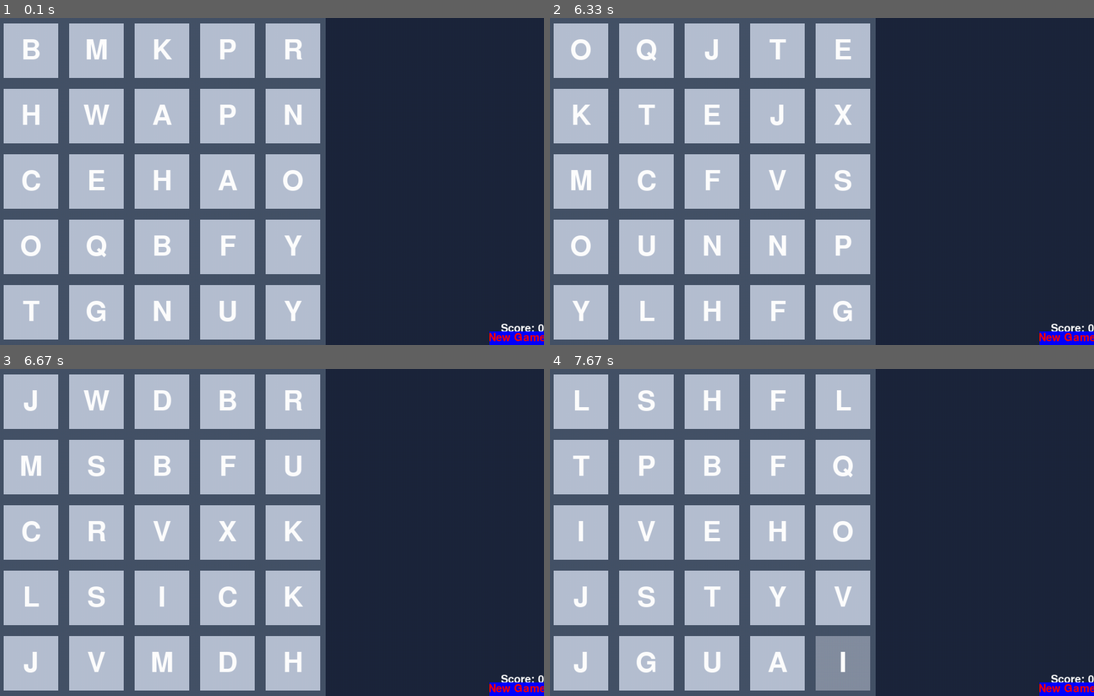
Above: before the commit, frames 1-4 (two rows, left to right).
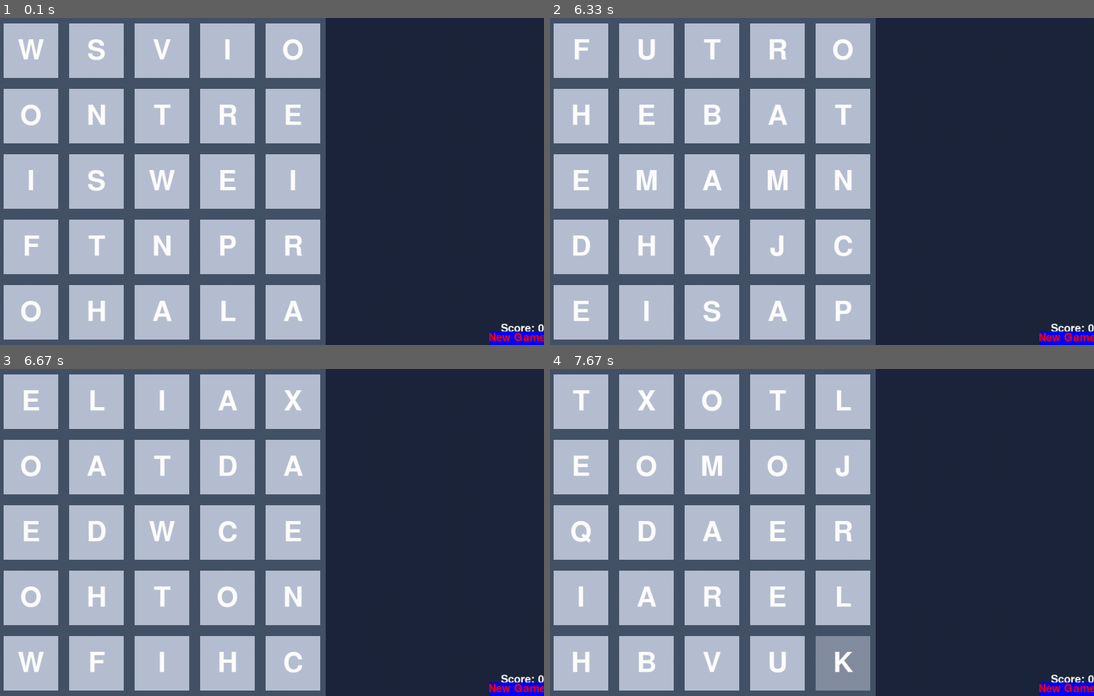
Above: after the commit, the same moments.

Repository: brandonsturgeon/Pygame_Boggle_Multiplayer
Game: pygame game, started from Pygame_Boggle.py
Same seed, same stepped clock (60 frames per second), same inputs: the game is played once before the commit and once after it. The source is Python 2; it was converted automatically to run under Python 3.
Inputs (mouse positions are in pixels of both pictures, inside the frame that each line leads up to):
- Up to frame 1 (0.1 s): no input
- Up to frame 2 (6.33 s): click (713, 181) at 0.38 s; press the mouse at (1066, 338) at 6.2 s; move the mouse to (947, 237) at 6.3 s
- Up to frame 3 (6.67 s): release the mouse at (277, 483) at 6.43 s; press the mouse at (516, 689) at 6.53 s; move the mouse to (391, 660) at 6.63 s
- Up to frame 4 (7.67 s): release the mouse at (816, 630) at 6.77 s; press the mouse at (1066, 689) at 6.87 s; move the mouse to (968, 646) at 6.97 s; release the mouse at (876, 607) at 7.1 s; press the mouse at (1066, 689) at 7.2 s; move the mouse to (898, 568) at 7.3 s; release the mouse at (729, 450) at 7.43 s; press the mouse at (1066, 689) at 7.53 s; move the mouse to (843, 656) at 7.63 s

The runs differ from the first frame. In frame 1, 2.8% of the frame differs, in the area x 3-56%, y 6-93%; in frame 2, 2.5%; in frame 3, 2.7%; in frame 4, 2.7%.

Commit message:
Prevents cheating
Fixes exploit that allows for dirty cheaters to make any word they want.

Diff:
--- a/Pygame_Boggle.py
+++ b/Pygame_Boggle.py
@@ -21,25 +21,26 @@
     def update(self):
         # Fill and then blit the letter
         self.image.fill(self.color)
-        blit_x = (self.image.get_width() / 2) - (self.letter_image.get_width() /2)
-        blit_y = (self.image.get_height() /2) - (self.letter_image.get_height() /2)
+        blit_x = (self.image.get_width() / 2) - (self.letter_image.get_width() / 2)
+        blit_y = (self.image.get_height() / 2) - (self.letter_image.get_height() / 2)
         self.image.blit(self.letter_image, (blit_x, blit_y))
-
 
 
 class Game():
     def __init__(self):
         pygame.init()
-        self.CLOCK = pygame.time.Clock()
+        self.clock = pygame.time.Clock()
         self.game_window = pygame.display.set_mode((1000, 600))
         pygame.display.set_caption("Boggle")
         self.tile_container = pygame.Surface((600, 600))
         self.tile_container_rect = pygame.Rect((0, 0), self.tile_container.get_size())
         self.mouse_x = 0
         self.mouse_y = 0
+        self.mouse_pos = (0, 0)
         self.score = 0
         self.dictionary = open("2of12inf.txt")
-        self.dictionary = [x.strip().replace("%","") for x in self.dictionary]
+        self.dictionary = set([x.strip() for x in self.dictionary])
+        self.bound_box = pygame.Rect((0, 0), self.tile_container.get_size())
 
         # Lengthy surface creations
         self.word_container = pygame.Surface((400, 600))
@@ -48,10 +49,13 @@
         self.new_game_button = pygame.Surface((100, 25))
         self.new_game_button.fill((0, 0, 255))
         self.new_game_text = self.word_font.render("New Game", 1, (255, 0, 0))
-        self.new_game_button.blit(self.new_game_text, ((self.new_game_button.get_width()/2)-(self.new_game_text.get_width()/2),
-                                                  (self.new_game_button.get_height()/2)-(self.new_game_text.get_height()/2)))
+        self.new_game_button.blit(self.new_game_text, ((self.new_game_button.get_width()/2) -
+                                                       (self.new_game_text.get_width()/2),
+                                                       (self.new_game_button.get_height()/2) -
+                                                       (self.new_game_text.get_height()/2)))
         self.new_game_button_rect = pygame.Rect((self.game_window.get_width() - self.new_game_button.get_width(),
-                                                 self.game_window.get_height() - self.new_game_button.get_height()), self.new_game_button.get_size())
+                                                 self.game_window.get_height() - self.new_game_button.get_height()),
+                                                self.new_game_button.get_size())
         self.words = []
 
         self.tiles = pygame.sprite.Group()
@@ -71,16 +75,22 @@
                 if event.type == pygame.QUIT:
                     pygame.quit()
                     self.playing = False
-                    break
+                    return
 
                 if event.type == pygame.MOUSEMOTION:
                     self.mouse_x, self.mouse_y = event.pos
-
-                # Check for collisions and thne update the color of the Tiles
+                    self.mouse_pos = (self.mouse_x, self.mouse_y)
+
+                # Check for collisions and the update the color of the Tiles
                 if mousebutton[0] == 1:
-                    if self.tile_container_rect.collidepoint((self.mouse_x, self.mouse_y)):
+                    if self.tile_container_rect.collidepoint(self.mouse_pos):
                         for tile in self.tiles:
-                            if tile.rect.collidepoint((self.mouse_x, self.mouse_y)):
+                            if tile.rect.collidepoint(self.mouse_pos) and self.bound_box.collidepoint(self.mouse_pos):
+                                # Create bound_box to be 3x3 grid around the currently selected tile to prevent cheats
+                                self.bound_box = pygame.Rect((tile.rect.x - tile.image.get_width() - 20,
+                                                             tile.rect.y - tile.image.get_height() - 20),
+                                                            (tile.image.get_width()*3 + (20*2),
+                                                             tile.image.get_height()*3 + (20*2)))
                                 if tile not in submit_word:
                                     submit_word.append(tile)
                                     tile.color = (132, 142, 160)
@@ -95,11 +105,11 @@
 
                 # Mouse is lifted up, check the word
                 if event.type == pygame.MOUSEBUTTONUP:
+                    self.bound_box = pygame.Rect((0, 0), self.tile_container.get_size())
                     for tile in self.tiles:
                         tile.color = (182, 192, 210)
                     self.check_word(submit_word)
                     submit_word = []
-
 
             # Blitting
             self.tile_container.fill((69, 82, 104))
@@ -112,21 +122,23 @@
             self.game_window.blit(self.word_container, (600, 0))
             self.game_window.blit(self.new_game_button, (self.new_game_button_rect.x, self.new_game_button_rect.y))
             pygame.display.flip()
-            self.CLOCK.tick(60)
+            self.clock.tick(60)
 
     # Generates all of the tiles
     def gen_tiles(self):
         font = pygame.font.Font(None, 75)
+        r_letter = ""
         print "Generating Tiles..."
-        letter_dict = {"q":1, "x":1}
+        letter_dict = {"q": 1, "x": 1, "a": -1, "e": -1, "i": -1, "o": -1, "u": -1}
         y_val = 10
         for y in range(5):
             x_val = 10
             for x in range(5):
 
-                # Limit 2 of each letter using dictionaries
+                # Limit 2 of each consonant, uses dictionaries.
                 while True:
-                    r_letter = random.choice(string.lowercase[:25])
+                    r_letter = random.choice(('eeeeeeeeeeeetttttttttaaaaaaaaooooooooiiiiiiinnnnnnn'
+                                              'ssssssrrrrrrhhhhhhddddllluuucccmmmffyywwggppbvkxqjz'))
 
                     if r_letter not in letter_dict.keys():
                         letter_dict[r_letter] = 1
@@ -157,7 +169,6 @@
         y_value = 10
         x_value = 5
 
-
         if len(self.words) > 0:
             maxword = max(self.words, key=len)
         else:
